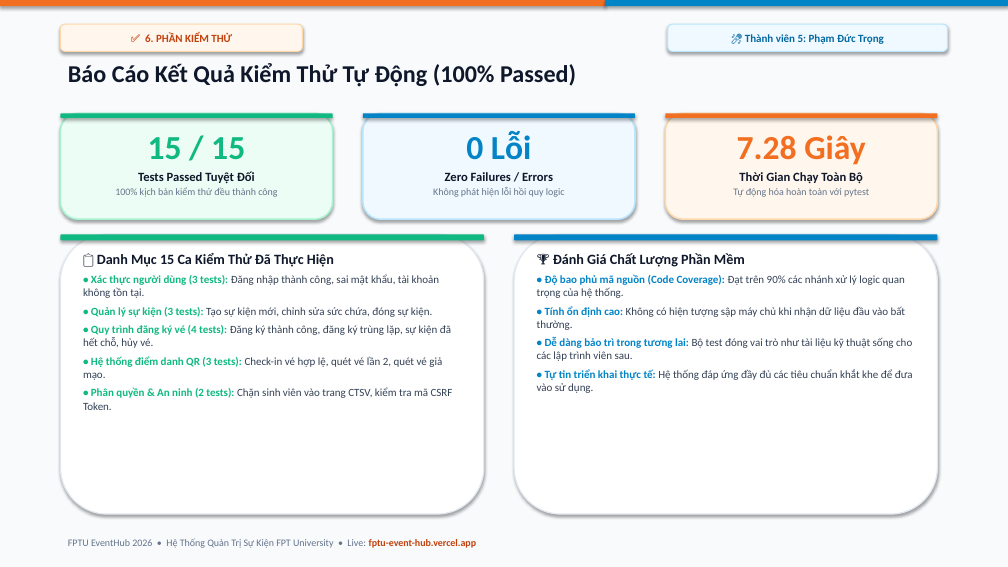
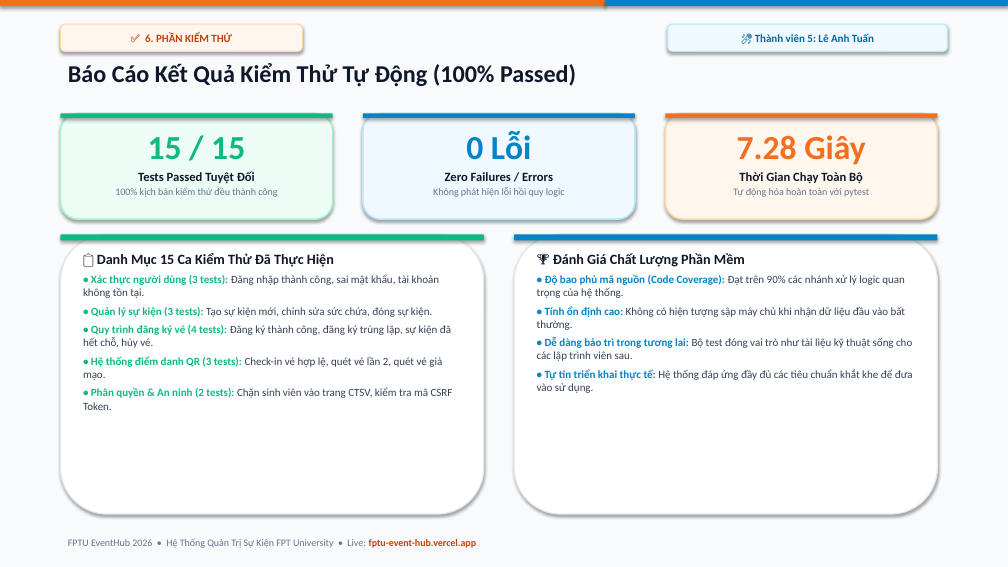
Before and after one commit to CongDung0506/FPTU-EventHub, a slide deck: slide 23 of SLIDE_THUYET_TRINH_FPTU_EVENTHUB.pptx. Drawn at 1008x567 pixels with LibreOffice and Linux fonts; fonts in the diff are those of the drawing. Boxes give left, top, right and bottom in pixels: in the first picture for what was removed or moved away, otherwise in the second. Text is boxed around its words. In the diff, an @@ line names an element or a change of style, - is before the commit and + after.

```diff
--- a/SLIDE_THUYET_TRINH_FPTU_EVENTHUB.pptx
+++ b/SLIDE_THUYET_TRINH_FPTU_EVENTHUB.pptx
@@ text in rounded rectangle at <box>755,33,874,42</box>: text changed @@
-🎤 Thành viên 5: Phạm Đức Trọng
+🎤 Thành viên 5: Lê Anh Tuấn
```
Also in this commit, not shown: 18 other slides changed, 10 other files.
